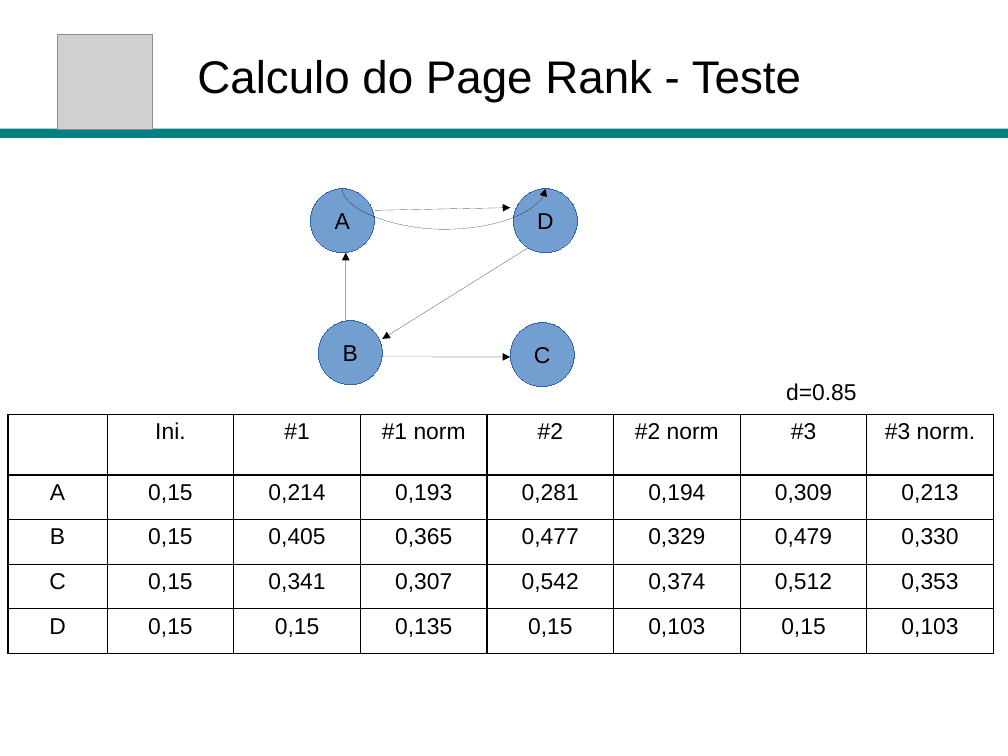
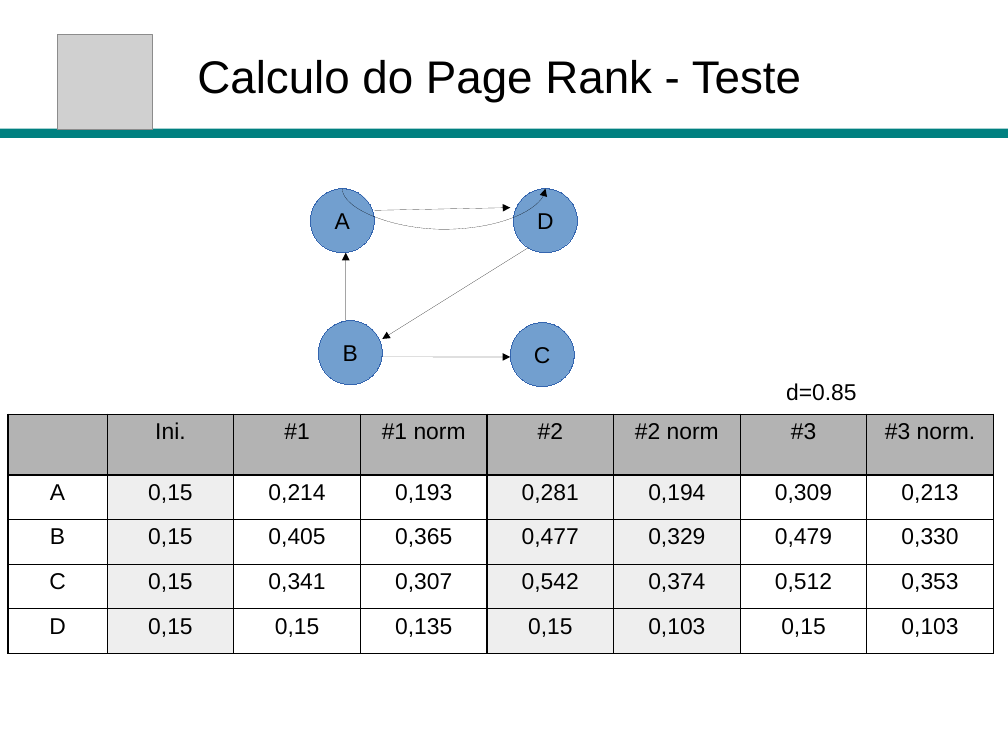
Before and after one commit to daniel-hasan/matematica-discreta, a slide deck: slide 22 of aula_coding_dojo_1.odp. Drawn at 1008x756 pixels with LibreOffice and Linux fonts; fonts in the diff are those of the drawing; grey boxes stand for pictures. Boxes give left, top, right and bottom in pixels: in the first picture for what was removed or moved away, otherwise in the second. Text is boxed around its words. In the diff, an @@ line names an element or a change of style, - is before the commit and + after.

Commit message:
Ajustes no teste

```diff
--- a/aula_coding_dojo_1.odp
+++ b/aula_coding_dojo_1.odp
@@ table at <box>8,414,991,653</box> @@
@@ fill none to #B3B3B3 in 7 cells @@
@@ fill none to #FFFFFF in 20 cells @@
@@ fill none to #EEEEEE in 12 cells @@
```
Also in this commit, not shown: 17 other slides changed, 1 slide added, 1 slide removed, 7 other files.
